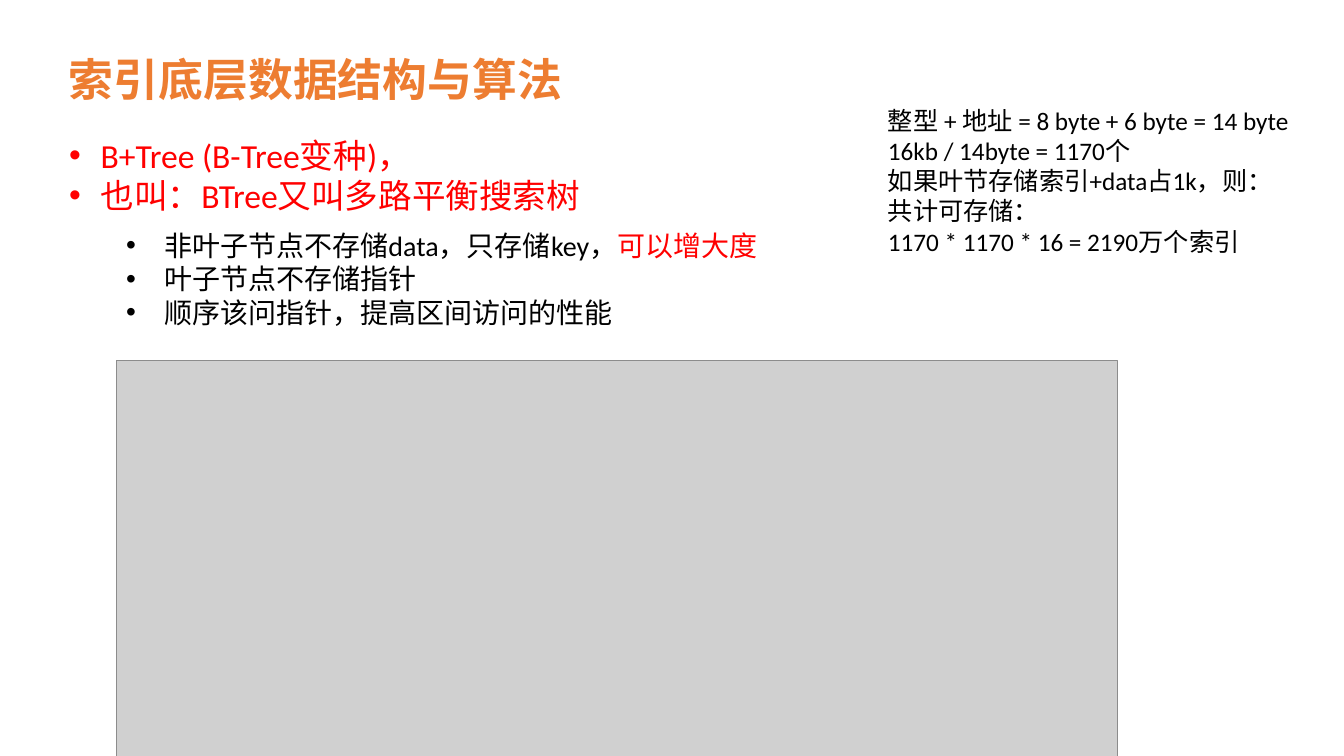
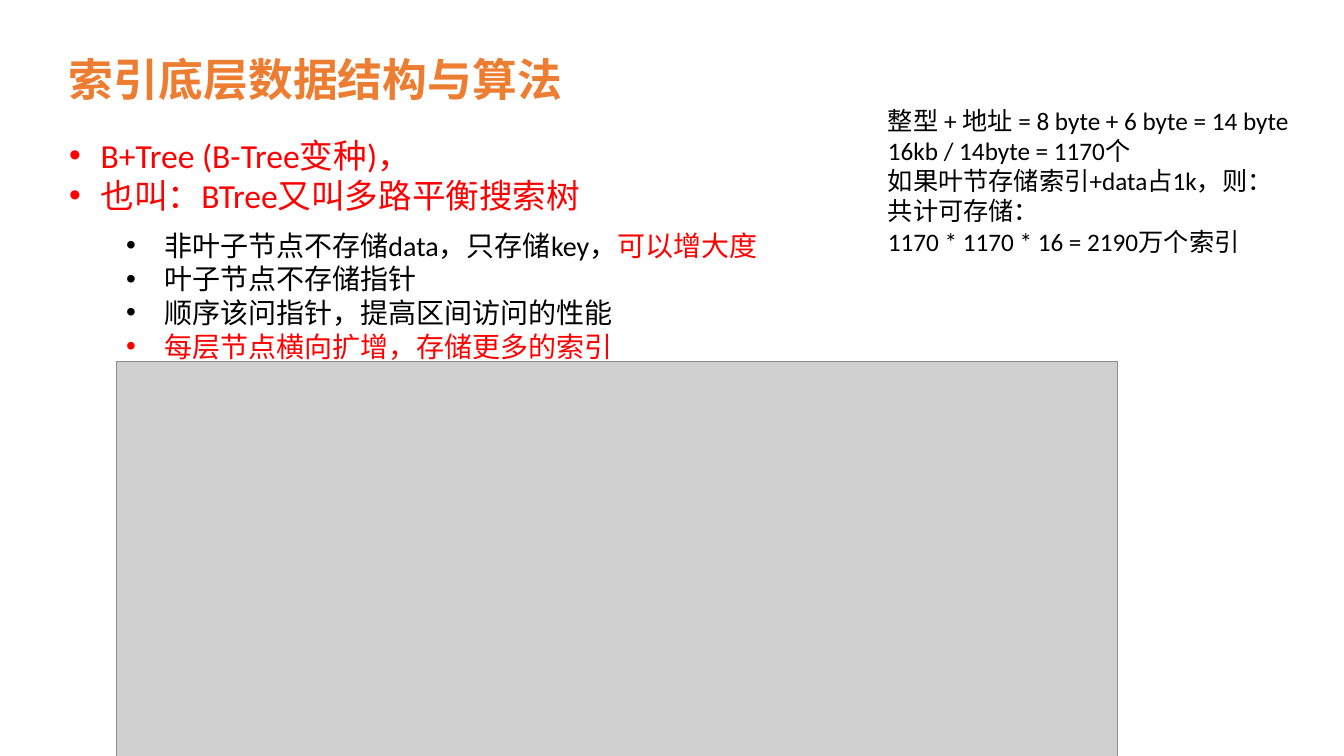
Before and after one commit to lei-zuquan/Jvm_Learn, a slide deck: slide 7 of src/main/java/com/java/z_exam/mysql/MySQL索引原理及如何建立高效索引.pptx. Drawn at 1344x756 pixels with LibreOffice and Linux fonts; fonts in the diff are those of the drawing; grey boxes stand for pictures. Boxes give left, top, right and bottom in pixels: in the first picture for what was removed or moved away, otherwise in the second. Text is boxed around its words. In the diff, an @@ line names an element or a change of style, - is before the commit and + after.

Commit message:
# 更新MySQL 索引原理及如何建立高效索引

```diff
--- a/src/main/java/com/java/z_exam/mysql/MySQL索引原理及如何建立高效索引.pptx
+++ b/src/main/java/com/java/z_exam/mysql/MySQL索引原理及如何建立高效索引.pptx
@@ text at [164,333,613,365]: paragraph added @@
+• 每层节点横向扩增，存储更多的索引
```
